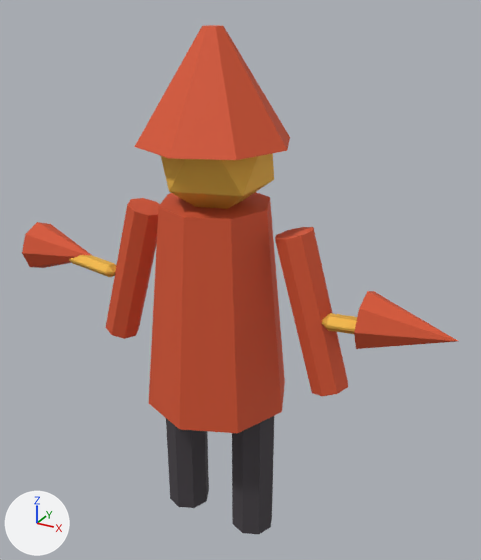
Two versions of the glTF model assets/models/hero_ember_ranger.glb, one commit apart.
Rendered twice from a 50 mm camera at (1.33, -2.21, 2.36) aimed at (0.07, 0.08, 1.21). Lighting does not change. The marker at lower left points along +X, +Y and +Z. The older version comes first.

Names of what the first picture shows: 'hero_ember_ranger'.
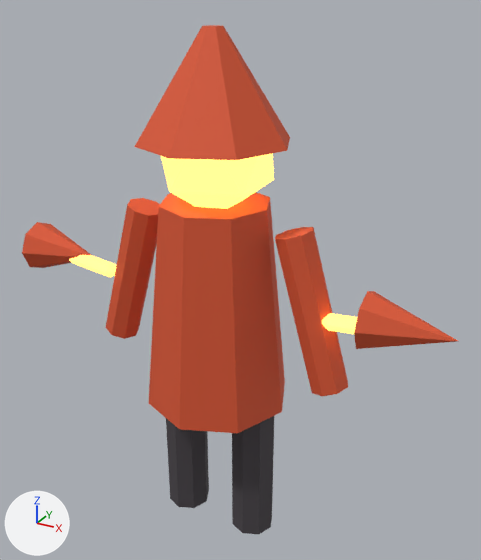
Changed parts and their boxes (x1, y1, x2, y2) in the pictures (481 x 560 px):
'hero_ember_ranger', recoloured, surface changed
    both: (56, 150, 361, 367)

What the commit changed:
In material 'ember_gold' (mat_ember_gold), emission_color is now set to (1.0, 0.664, 0.136), yellow #ffd567.
In material 'ember_gold' (mat_ember_gold), emission_strength is now set to 2.2.
